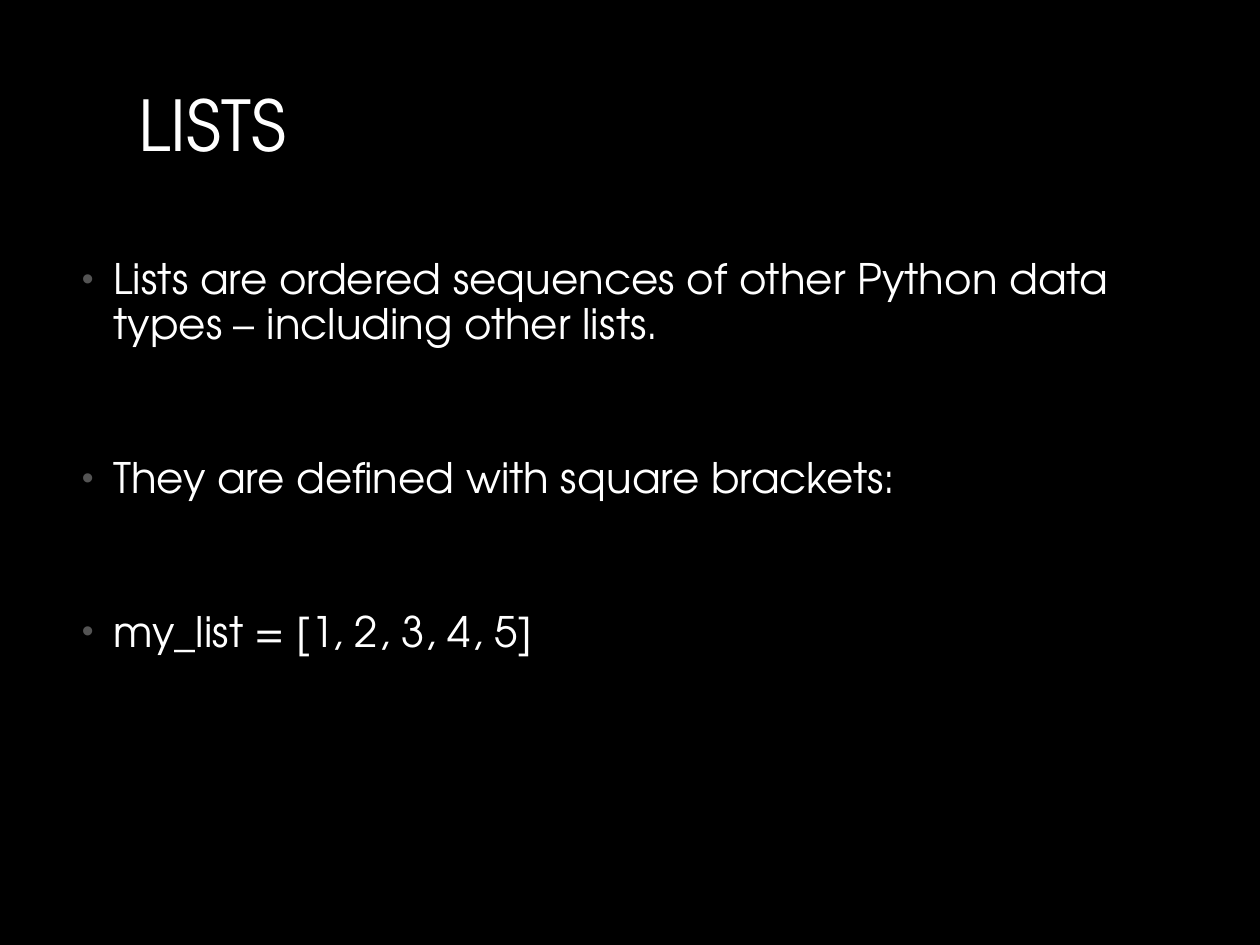
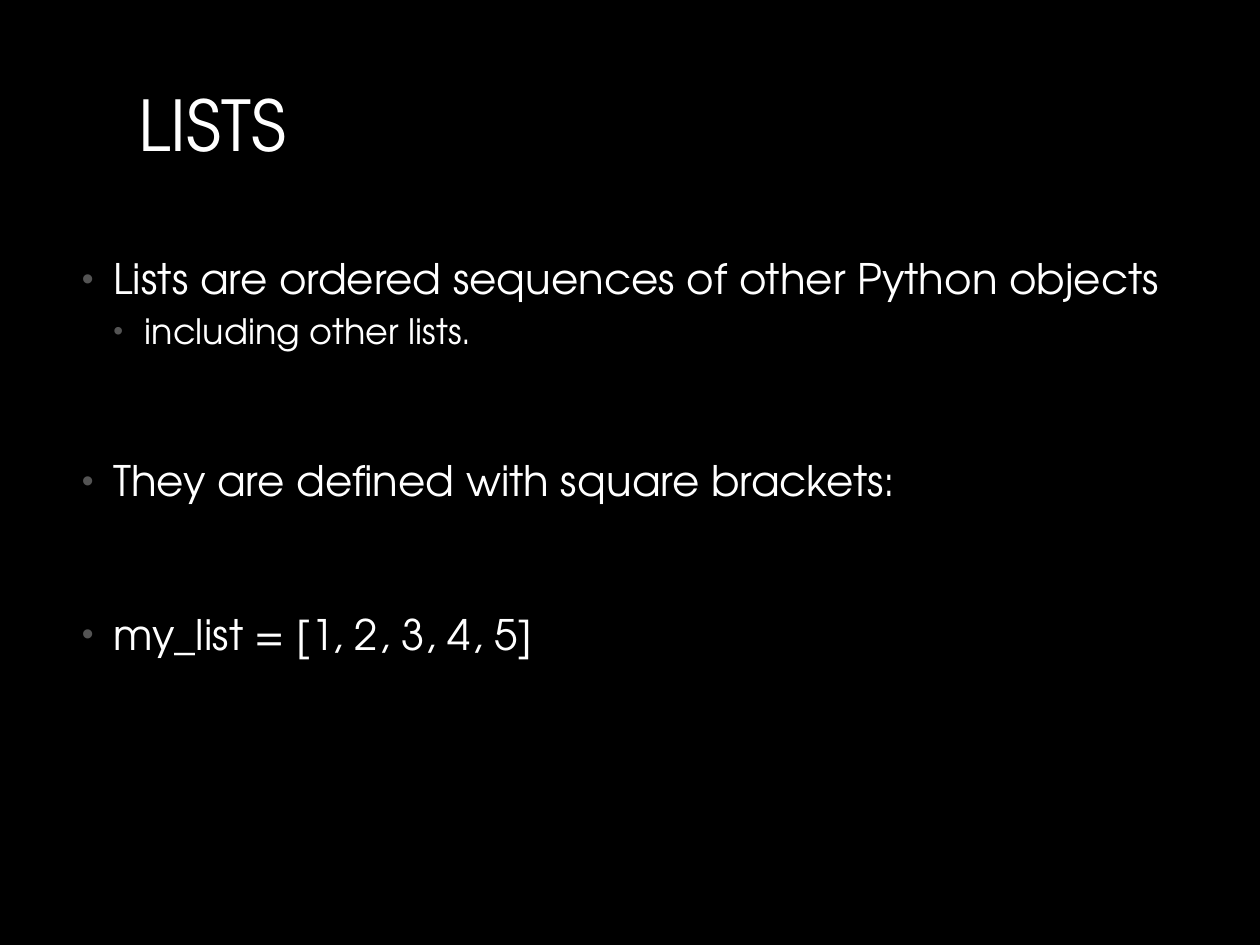
Before and after one commit to MichaelTroyer/Learning_Python_For_Fun_and_Profit, a slide deck: slide 9 of 3. Data Types/Python_Data_Types.pptx. Drawn at 1260x945 pixels with LibreOffice and Linux fonts; fonts in the diff are those of the drawing. Boxes give left, top, right and bottom in pixels: in the first picture for what was removed or moved away, otherwise in the second. Text is boxed around its words. In the diff, an @@ line names an element or a change of style, - is before the commit and + after.

```diff
--- a/3. Data Types/Python_Data_Types.pptx
+++ b/3. Data Types/Python_Data_Types.pptx
@@ text at <box>113,263,1159,352</box>: text changed @@
-• Lists are ordered sequences of other Python data types – including other lists.
+• Lists are ordered sequences of other Python objects
+  • including other lists.
```
Also in this commit, not shown: 2 other files.
